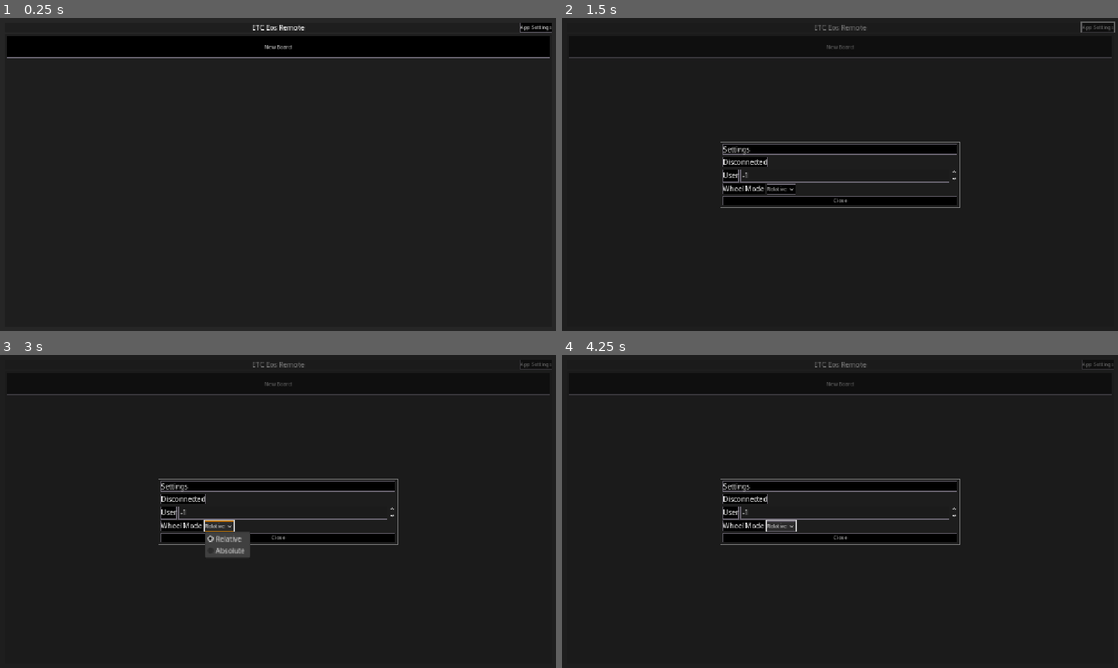
Above: before the commit, frames 1-4 (two rows, left to right).
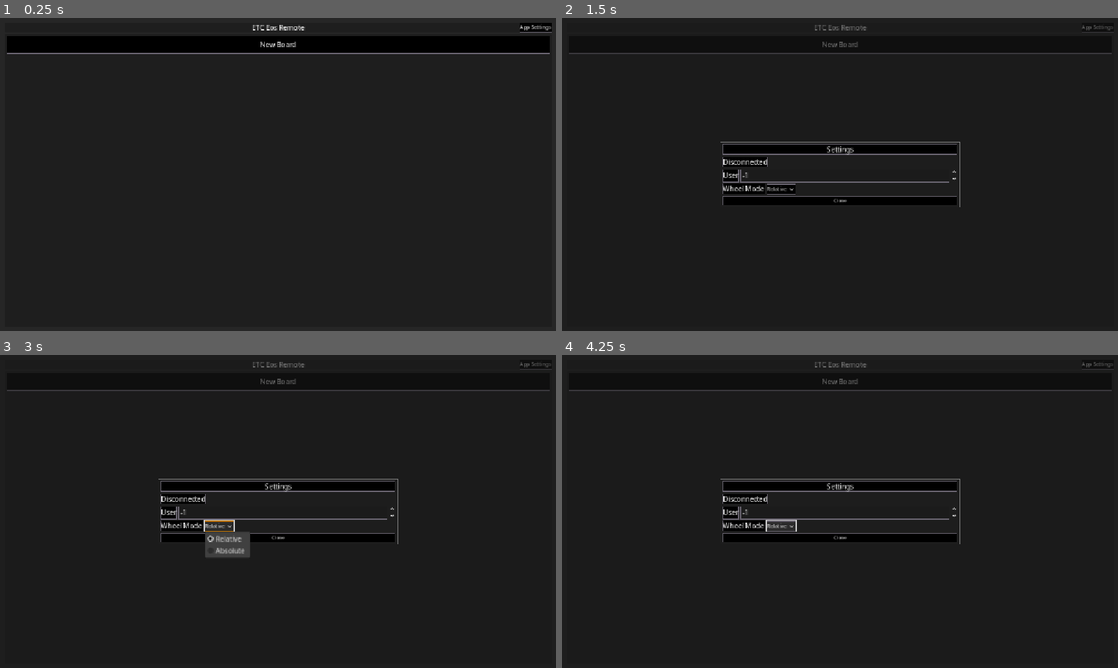
Above: after the commit, the same moments.

Repository: CoffeeCoder1/etc-eos-remote
Game: Godot game, scene res://scenes/main/main.tscn
Same seed, same stepped clock (60 frames per second), same inputs: the game is played once before the commit and once after it.
Inputs (mouse positions are in pixels of both pictures, inside the frame that each line leads up to):
- Up to frame 1 (0.25 s): no input
- Up to frame 2 (1.5 s): click (1095, 27) at 0.5 s, where only the run before the commit has a clickable "App Settings"; click (840, 46) at 1.25 s, where only the run before the commit has a clickable "New Board"
- Up to frame 3 (3 s): click (278, 383) at 2 s, where only the run before the commit has a clickable "New Board"; click "Relative" at 2.75 s
- Up to frame 4 (4.25 s): click "Relative" at 3.5 s

The runs differ from the first frame. In frame 1, 1.9% of the frame differs, in the area x 1-100%, y 1-13%; in frame 2, 1.2%; in frame 3, 1.2%; in frame 4, 1.2%.

Commit message:
Create a generic Key type
Uses a lot of the logic from the OSCKey to create a custom Key type for
button-like control. This adds a hold function which triggers after
holding the button for a configurable amount of time. Also, this commit
switches out most instances of Buttons with the new Key type.

Diff:
--- a/scenes/elements/auto_size_label/auto_size_label.gd
+++ b/scenes/elements/auto_size_label/auto_size_label.gd
@@ -1,10 +1,12 @@
 @tool
 class_name AutoSizeLabel extends Label
 
+## The minimum font size to shrink to.
 @export var min_font_size := 8:
 	set(v):
 		min_font_size = clampi(v, 1, max_font_size)
 		update()
+## The maximum font size to expand to.
 @export var max_font_size := 16:
 	set(v):
 		max_font_size = clampi(v, min_font_size, 191)
--- a/scenes/elements/board_button/board_button.gd
+++ b/scenes/elements/board_button/board_button.gd
@@ -5,7 +5,7 @@
 ## Emitted when this board is selected for editing.
 signal board_edit
 
-@onready var button: Button = $MarginContainer/PanelContainer/Button
+@onready var key: Key = $MarginContainer/Key
 
 
 func _on_button_pressed() -> void:
@@ -13,10 +13,8 @@
 
 
 func set_board(board: BoardSettings) -> void:
-	button.text = board.get_board_name()
+	key.text = board.get_board_name()
 
 
-func _on_button_gui_input(event: InputEvent) -> void:
-	if event is InputEventMouseButton:
-		if event.is_pressed() and event.button_index == MOUSE_BUTTON_RIGHT:
-			board_edit.emit()
+func _on_key_held() -> void:
+	board_edit.emit()
--- a/scenes/elements/board_button/board_button.tscn
+++ b/scenes/elements/board_button/board_button.tscn
@@ -1,7 +1,7 @@
 [gd_scene load_steps=4 format=3 uid="uid://cmi6732dib0yf"]
 
 [ext_resource type="Script" uid="uid://v3hs13bjmojl" path="res://scenes/elements/board_button/board_button.gd" id="1_5eqg4"]
-[ext_resource type="StyleBox" uid="uid://3ie5kkauxydk" path="res://assets/styles/bordered_panel.tres" id="2_dd0wq"]
+[ext_resource type="Script" uid="uid://ddlrj8b0ww7ka" path="res://scenes/elements/key/key.gd" id="2_dd0wq"]
 
 [sub_resource type="StyleBoxEmpty" id="StyleBoxEmpty_5eqg4"]
 
@@ -22,14 +22,12 @@
 theme_override_constants/margin_right = 5
 theme_override_constants/margin_bottom = 5
 
-[node name="PanelContainer" type="PanelContainer" parent="MarginContainer"]
+[node name="Key" type="Control" parent="MarginContainer"]
 layout_mode = 2
-theme_override_styles/panel = ExtResource("2_dd0wq")
+script = ExtResource("2_dd0wq")
+hold_enabled = true
+hold_time = null
+metadata/_custom_type_script = "uid://ddlrj8b0ww7ka"
 
-[node name="Button" type="Button" parent="MarginContainer/PanelContainer"]
-layout_mode = 2
-text = "Test Board"
-flat = true
-
-[connection signal="gui_input" from="MarginContainer/PanelContainer/Button" to="." method="_on_button_gui_input"]
-[connection signal="pressed" from="MarginContainer/PanelContainer/Button" to="." method="_on_button_pressed"]
+[connection signal="held" from="MarginContainer/Key" to="." method="_on_key_held"]
+[connection signal="pressed" from="MarginContainer/Key" to="." method="_on_button_pressed"]
--- a/scenes/elements/board_list/board_list.tscn
+++ b/scenes/elements/board_list/board_list.tscn
@@ -1,6 +1,7 @@
-[gd_scene load_steps=2 format=3 uid="uid://cov5i5dcdtxb4"]
+[gd_scene load_steps=3 format=3 uid="uid://cov5i5dcdtxb4"]
 
 [ext_resource type="Script" uid="uid://c3sqxgw7bhvjs" path="res://scenes/elements/board_list/board_list.gd" id="1_iai02"]
+[ext_resource type="Script" uid="uid://ddlrj8b0ww7ka" path="res://scenes/elements/key/key.gd" id="2_0s2f0"]
 
 [node name="BoardList" type="PanelContainer"]
 offset_right = 82.0
@@ -18,10 +19,14 @@
 theme_override_constants/margin_right = 5
 theme_override_constants/margin_bottom = 5
 
-[node name="NewBoardButton" type="Button" parent="VBoxContainer/MarginContainer"]
-custom_minimum_size = Vector2(0, 50)
+[node name="NewBoardButton" type="Control" parent="VBoxContainer/MarginContainer"]
+custom_minimum_size = Vector2(0, 40)
 layout_mode = 2
+script = ExtResource("2_0s2f0")
 text = "New Board"
+hold_enabled = null
+hold_time = null
+metadata/_custom_type_script = "uid://ddlrj8b0ww7ka"
 
 [node name="ScrollContainer" type="ScrollContainer" parent="VBoxContainer"]
 layout_mode = 2
--- /dev/null
+++ b/scenes/elements/key/key.gd
@@ -0,0 +1,187 @@
+@tool
+class_name Key extends Control
+
+## The label text displayed on the key.
+@export_multiline var text: String:
+	set(new_label):
+		_label.text = new_label
+		text = new_label
+## Should clicking this button clear any selected modifiers?
+@export var clears_modifiers: bool = true
+## Should this button latch? This is effectively the same as default toggle buttons, but more tailored
+## for modifier keys.
+@export var latching: bool = false
+## Enables the hold action.
+@export var hold_enabled: bool = false
+## The time to wait before triggering a hold action.
+@export var hold_time: float = 2.0
+## Shortcut used for the key.
+@export var key_shortcut: Shortcut
+## Determines when the key is considered pressed.
+@export var action_mode: Button.ActionMode = Button.ActionMode.ACTION_MODE_BUTTON_RELEASE
+
+## Emitted when the key is pressed.
+signal button_down
+## Emitted when the key is released.
+signal button_up
+## Emitted when the key is pressed. Behavior is dependent on the [member action_mode].
+signal pressed
+## Emitted when the key is held. This requires the [member hold_enabled] option to be enabled.
+signal held
+
+## Modes the button can be drawn in.
+enum DrawMode {
+	## Disabled.
+	DRAW_DISABLED,
+	## Normal. Replaced by DRAW_HOVER when hovering.
+	DRAW_NORMAL,
+	## Hovering (not pressed).
+	DRAW_HOVER,
+	## Pressed.
+	DRAW_PRESSED,
+}
+
+## The root container used by the key.
+var _panel_container: PanelContainer
+## The label shown on the key.
+var _label: AutoSizeLabel
+## The current mode to draw the button in.
+var draw_mode: DrawMode = DrawMode.DRAW_NORMAL
+## Is the button currently pressed?
+var _pressed: bool
+## Is the button forced to be on (ie. by a keyboard key)? This prevents the latch state from being
+## cleared by other buttons.
+var _force_on: bool
+## Is the mouse hovering over the button?
+var hovering: bool
+## Incremented to time the hold action.
+var _hold_timer: float = 0.0
+
+
+func _init() -> void:
+	_panel_container = PanelContainer.new()
+	_panel_container.mouse_filter = Control.MOUSE_FILTER_IGNORE
+	_panel_container.set_anchors_preset(Control.PRESET_FULL_RECT)
+	add_child(_panel_container, false, Node.INTERNAL_MODE_FRONT)
+
+	_label = AutoSizeLabel.new()
+	_label.mouse_filter = Control.MOUSE_FILTER_IGNORE
+	_label.size_flags_vertical = Control.SIZE_FILL
+	_label.size_flags_horizontal = Control.SIZE_FILL
+	_label.horizontal_alignment = HORIZONTAL_ALIGNMENT_CENTER
+	_label.vertical_alignment = VERTICAL_ALIGNMENT_CENTER
+	_panel_container.add_child(_label, false, Node.INTERNAL_MODE_FRONT)
+
+
+# Called when the node enters the scene tree for the first time.
+func _ready() -> void:
+	if not Engine.is_editor_hint():
+		Globals.key_pressed.connect(_clear_latch)
+
+	mouse_entered.connect(_on_mouse_entered)
+	mouse_exited.connect(_on_mouse_exited)
+
+	_label.add_theme_stylebox_override("normal", StyleBoxEmpty.new())
+
+
+func _process(delta: float) -> void:
+	# Wait for the hold timer
+	if _pressed and hold_enabled:
+		_hold_timer += delta
+
+		if _hold_timer >= hold_time:
+			held.emit()
+			_pressed = false
+			_hold_timer = 0.0
+
+
+func _get_minimum_size() -> Vector2:
+	return _panel_container.size
+
+
+func _input(event: InputEvent) -> void:
+	# Shortcut key
+	if key_shortcut:
+		if key_shortcut.matches_event(event):
+			_force_on = event.is_pressed()
+			_on_input(event.is_pressed())
+
+
+func _gui_input(event: InputEvent) -> void:
+	# Mouse click
+	if event is InputEventMouseButton:
+		if latching:
+			# Toggle latching button
+			if event.is_pressed():
+				_on_input(!_pressed)
+		else:
+			_on_input(event.is_pressed())
+
+
+## Gets the current draw mode.
+## Substitutes DRAW_HOVER in place of DRAW_NORMAL when hovering.
+func get_draw_mode() -> DrawMode:
+	match draw_mode:
+		DrawMode.DRAW_NORMAL:
+			if hovering:
+				return DrawMode.DRAW_HOVER
+			else:
+				return DrawMode.DRAW_NORMAL
+		_:
+			return draw_mode
+
+
+func _draw() -> void:
+	match get_draw_mode():
+		DrawMode.DRAW_DISABLED:
+			_panel_container.add_theme_stylebox_override("panel", get_theme_stylebox("disabled", "Button"))
+		DrawMode.DRAW_NORMAL:
+			_panel_container.add_theme_stylebox_override("panel", get_theme_stylebox("normal", "Button"))
+		DrawMode.DRAW_HOVER:
+			_panel_container.add_theme_stylebox_override("panel", get_theme_stylebox("hover", "Button"))
+		DrawMode.DRAW_PRESSED:
+			_panel_container.add_theme_stylebox_override("panel", get_theme_stylebox("pressed", "Button"))
+
+
+func _on_mouse_entered() -> void:
+	hovering = true
+	queue_redraw()
+
+
+func _on_mouse_exited() -> void:
+	hovering = false
+	queue_redraw()
+
+
+## Handles an input and updates the button accordingly.
+func _on_input(is_pressed: bool) -> void:
+	if _pressed != is_pressed:
+		if is_pressed:
+			button_down.emit()
+
+			if action_mode == Button.ActionMode.ACTION_MODE_BUTTON_PRESS:
+				pressed.emit()
+		else:
+			button_up.emit()
+
+			if action_mode == Button.ActionMode.ACTION_MODE_BUTTON_RELEASE:
+				pressed.emit()
+
+	_pressed = is_pressed
+
+	if is_pressed:
+		draw_mode = DrawMode.DRAW_PRESSED
+	else:
+		draw_mode = DrawMode.DRAW_NORMAL
+
+	queue_redraw()
+
+	# Emit a signal signaling that a key has been pressed
+	if is_pressed and clears_modifiers:
+		Globals.emit_signal("key_pressed")
+
+
+## Unpresses the button if latched on.
+func _clear_latch() -> void:
+	if latching and _pressed and not _force_on:
+		_on_input(false)
--- a/scenes/main/board_selector.tscn
+++ b/scenes/main/board_selector.tscn
@@ -1,7 +1,8 @@
-[gd_scene load_steps=4 format=3 uid="uid://dijj37wh3tb1q"]
+[gd_scene load_steps=5 format=3 uid="uid://dijj37wh3tb1q"]
 
 [ext_resource type="Script" uid="uid://bdmj31a7op7sm" path="res://scenes/main/board_selector.gd" id="1_0wjf1"]
 [ext_resource type="PackedScene" uid="uid://cov5i5dcdtxb4" path="res://scenes/elements/board_list/board_list.tscn" id="1_1h431"]
+[ext_resource type="Script" uid="uid://ddlrj8b0ww7ka" path="res://scenes/elements/key/key.gd" id="2_vgvjv"]
 
 [sub_resource type="StyleBoxEmpty" id="StyleBoxEmpty_hoj37"]
 
@@ -22,10 +23,15 @@
 [node name="HBoxContainer" type="HBoxContainer" parent="HeaderContainer"]
 layout_mode = 2
 
-[node name="SettingsButton" type="Button" parent="HeaderContainer/HBoxContainer"]
+[node name="SettingsButton" type="Control" parent="HeaderContainer/HBoxContainer"]
+custom_minimum_size = Vector2(75, 0)
 layout_mode = 2
 size_flags_horizontal = 10
+script = ExtResource("2_vgvjv")
 text = "App Settings"
+hold_enabled = null
+hold_time = null
+metadata/_custom_type_script = "uid://ddlrj8b0ww7ka"
 
 [node name="BoardList" parent="." instance=ExtResource("1_1h431")]
 layout_mode = 2
--- a/scenes/main/interface.tscn
+++ b/scenes/main/interface.tscn
@@ -1,8 +1,9 @@
-[gd_scene load_steps=10 format=3 uid="uid://48xlq7yvv4w8"]
+[gd_scene load_steps=11 format=3 uid="uid://48xlq7yvv4w8"]
 
 [ext_resource type="Script" uid="uid://c2cwigs4cceo4" path="res://scenes/elements/osc_label/osc_label.gd" id="1_s3137"]
 [ext_resource type="Script" uid="uid://b38w0b7qo5k54" path="res://scenes/main/interface.gd" id="1_yk08a"]
 [ext_resource type="Script" uid="uid://bf2setmvp6xd6" path="res://scenes/elements/command_line/command_line.gd" id="2_yk08a"]
+[ext_resource type="Script" uid="uid://ddlrj8b0ww7ka" path="res://scenes/elements/key/key.gd" id="3_3i7l4"]
 [ext_resource type="PackedScene" uid="uid://lowydp6qwkqd" path="res://scenes/panels/keypad/keypad.tscn" id="3_of58j"]
 [ext_resource type="PackedScene" uid="uid://cxyrlypvigh4a" path="res://scenes/panels/playback/playback.tscn" id="4_3i7l4"]
 [ext_resource type="PackedScene" uid="uid://5rbtyjxu8hl4" path="res://scenes/panels/wheels/wheels.tscn" id="5_kbwm3"]
@@ -12,7 +13,6 @@
 [sub_resource type="StyleBoxEmpty" id="StyleBoxEmpty_hoj37"]
 
 [node name="Interface" type="VBoxContainer"]
-visible = false
 script = ExtResource("1_yk08a")
 
 [node name="HeaderContainer" type="PanelContainer" parent="."]
@@ -32,10 +32,15 @@
 [node name="HBoxContainer" type="HBoxContainer" parent="HeaderContainer"]
 layout_mode = 2
 
-[node name="MenuButton" type="Button" parent="HeaderContainer/HBoxContainer"]
+[node name="MenuButton" type="Control" parent="HeaderContainer/HBoxContainer"]
+custom_minimum_size = Vector2(75, 0)
 layout_mode = 2
 size_flags_horizontal = 10
+script = ExtResource("3_3i7l4")
 text = "Menu"
+hold_enabled = null
+hold_time = null
+metadata/_custom_type_script = "uid://ddlrj8b0ww7ka"
 
 [node name="CommandLine" type="TextEdit" parent="."]
 layout_mode = 2
--- a/scenes/main/main.tscn
+++ b/scenes/main/main.tscn
@@ -43,6 +43,7 @@
 
 [node name="InterfaceContainer" parent="ModePanel/MarginContainer" instance=ExtResource("4_ow5a4")]
 unique_name_in_owner = true
+visible = false
 layout_mode = 2
 
 [node name="MenuContainer" parent="ModePanel" instance=ExtResource("7_hujxm")]
--- a/scenes/menu/board_menu/board_menu.tscn
+++ b/scenes/menu/board_menu/board_menu.tscn
@@ -1,7 +1,8 @@
-[gd_scene load_steps=3 format=3 uid="uid://c6gfo3s3obep"]
+[gd_scene load_steps=4 format=3 uid="uid://c6gfo3s3obep"]
 
 [ext_resource type="Script" uid="uid://cxu8rxlrcyq0k" path="res://scenes/menu/board_menu/board_menu.gd" id="1_eotmk"]
 [ext_resource type="StyleBox" uid="uid://3ie5kkauxydk" path="res://assets/styles/bordered_panel.tres" id="2_n8qkb"]
+[ext_resource type="Script" uid="uid://ddlrj8b0ww7ka" path="res://scenes/elements/key/key.gd" id="3_er4sk"]
 
 [node name="BoardMenu" type="PanelContainer"]
 theme_override_styles/panel = ExtResource("2_n8qkb")
@@ -20,24 +21,38 @@
 [node name="Label" type="Label" parent="MarginContainer/VBoxContainer"]
 layout_mode = 2
 text = "Menu"
+horizontal_alignment = 1
 
 [node name="GridContainer" type="GridContainer" parent="MarginContainer/VBoxContainer"]
 layout_mode = 2
 columns = 2
 
-[node name="SettingsButton" type="Button" parent="MarginContainer/VBoxContainer/GridContainer"]
+[node name="SettingsButton" type="Control" parent="MarginContainer/VBoxContainer/GridContainer"]
 custom_minimum_size = Vector2(75, 75)
 layout_mode = 2
+script = ExtResource("3_er4sk")
 text = "Settings"
+hold_enabled = null
+hold_time = null
+metadata/_custom_type_script = "uid://ddlrj8b0ww7ka"
 
-[node name="DisconnectButton" type="Button" parent="MarginContainer/VBoxContainer/GridContainer"]
+[node name="DisconnectButton" type="Control" parent="MarginContainer/VBoxContainer/GridContainer"]
 custom_minimum_size = Vector2(75, 75)
 layout_mode = 2
+script = ExtResource("3_er4sk")
 text = "Disconnect"
+hold_enabled = null
+hold_time = null
+metadata/_custom_type_script = "uid://ddlrj8b0ww7ka"
 
-[node name="CloseButton" type="Button" parent="MarginContainer/VBoxContainer"]
+[node name="CloseButton" type="Control" parent="MarginContainer/VBoxContainer"]
+custom_minimum_size = Vector2(0, 20)
 layout_mode = 2
+script = ExtResource("3_er4sk")
 text = "Close"
+hold_enabled = null
+hold_time = null
+metadata/_custom_type_script = "uid://ddlrj8b0ww7ka"
 
 [connection signal="pressed" from="MarginContainer/VBoxContainer/GridContainer/SettingsButton" to="." method="_on_settings_button_pressed"]
 [connection signal="pressed" from="MarginContainer/VBoxContainer/GridContainer/DisconnectButton" to="." method="_on_disconnect_button_pressed"]
--- a/scenes/menu/new_board_menu/new_board_menu.tscn
+++ b/scenes/menu/new_board_menu/new_board_menu.tscn
@@ -1,7 +1,8 @@
-[gd_scene load_steps=3 format=3 uid="uid://ytvtt68trcr8"]
+[gd_scene load_steps=4 format=3 uid="uid://ytvtt68trcr8"]
 
 [ext_resource type="Script" uid="uid://ctpk1kf5uo5qr" path="res://scenes/menu/new_board_menu/new_board_menu.gd" id="1_ws166"]
 [ext_resource type="StyleBox" uid="uid://3ie5kkauxydk" path="res://assets/styles/bordered_panel.tres" id="2_b12uc"]
+[ext_resource type="Script" uid="uid://ddlrj8b0ww7ka" path="res://scenes/elements/key/key.gd" id="3_4ey6c"]
 
 [node name="NewBoardMenu" type="PanelContainer"]
 theme_override_styles/panel = ExtResource("2_b12uc")
@@ -21,13 +22,16 @@
 [node name="Label" type="Label" parent="MarginContainer/VBoxContainer"]
 layout_mode = 2
 text = "Add Board"
+horizontal_alignment = 1
 
 [node name="NameContainer" type="HBoxContainer" parent="MarginContainer/VBoxContainer"]
 layout_mode = 2
 
 [node name="NameLabel" type="Label" parent="MarginContainer/VBoxContainer/NameContainer"]
 layout_mode = 2
+size_flags_vertical = 1
 text = "Name"
+vertical_alignment = 1
 
 [node name="NameEdit" type="LineEdit" parent="MarginContainer/VBoxContainer/NameContainer"]
 unique_name_in_owner = true
@@ -39,7 +43,9 @@
 
 [node name="IPAddressLabel" type="Label" parent="MarginContainer/VBoxContainer/IPAddressContainer"]
 layout_mode = 2
+size_flags_vertical = 1
 text = "IP Address"
+vertical_alignment = 1
 
 [node name="IPAddressEdit" type="LineEdit" parent="MarginContainer/VBoxContainer/IPAddressContainer"]
 unique_name_in_owner = true
@@ -52,7 +58,9 @@
 
 [node name="PortLabel" type="Label" parent="MarginContainer/VBoxContainer/PortContainer"]
 layout_mode = 2
+size_flags_vertical = 1
 text = "Port"
+vertical_alignment = 1
 
 [node name="PortEdit" type="SpinBox" parent="MarginContainer/VBoxContainer/PortContainer"]
 unique_name_in_owner = true
@@ -61,18 +69,26 @@
 max_value = 65535.0
 
 [node name="ButtonContainer" type="HBoxContainer" parent="MarginContainer/VBoxContainer"]
-custom_minimum_size = Vector2(0, 25)
+custom_minimum_size = Vector2(0, 20)
 layout_mode = 2
 
-[node name="CancelButton" type="Button" parent="MarginContainer/VBoxContainer/ButtonContainer"]
+[node name="CancelButton" type="Control" parent="MarginContainer/VBoxContainer/ButtonContainer"]
 layout_mode = 2
 size_flags_horizontal = 3
+script = ExtResource("3_4ey6c")
 text = "Close"
+hold_enabled = null
+hold_time = null
+metadata/_custom_type_script = "uid://ddlrj8b0ww7ka"
 
-[node name="CreateButton" type="Button" parent="MarginContainer/VBoxContainer/ButtonContainer"]
+[node name="CreateButton" type="Control" parent="MarginContainer/VBoxContainer/ButtonContainer"]
 layout_mode = 2
 size_flags_horizontal = 3
+script = ExtResource("3_4ey6c")
 text = "Add"
+hold_enabled = null
+hold_time = null
+metadata/_custom_type_script = "uid://ddlrj8b0ww7ka"
 
 [connection signal="pressed" from="MarginContainer/VBoxContainer/ButtonContainer/CancelButton" to="." method="_on_cancel_button_pressed"]
 [connection signal="pressed" from="MarginContainer/VBoxContainer/ButtonContainer/CreateButton" to="." method="_on_create_button_pressed"]
--- a/scenes/menu/settings_menu/settings_menu.tscn
+++ b/scenes/menu/settings_menu/settings_menu.tscn
@@ -1,9 +1,10 @@
-[gd_scene load_steps=5 format=3 uid="uid://cv50y2jxdoasn"]
+[gd_scene load_steps=6 format=3 uid="uid://cv50y2jxdoasn"]
 
 [ext_resource type="Script" uid="uid://ftcp1lleiko7" path="res://scenes/menu/settings_menu/settings_menu.gd" id="1_hcp8u"]
 [ext_resource type="StyleBox" uid="uid://3ie5kkauxydk" path="res://assets/styles/bordered_panel.tres" id="2_xyafp"]
 [ext_resource type="Script" uid="uid://cgch7g48jivtg" path="res://scenes/elements/status_label/status_label.gd" id="3_l1dv6"]
 [ext_resource type="Script" uid="uid://bp8o3n3xjh53g" path="res://scenes/elements/ping_label/ping_label.gd" id="4_tnjte"]
+[ext_resource type="Script" uid="uid://ddlrj8b0ww7ka" path="res://scenes/elements/key/key.gd" id="5_qkvte"]
 
 [node name="SettingsMenu" type="PanelContainer"]
 theme_override_styles/panel = ExtResource("2_xyafp")
@@ -22,6 +23,7 @@
 [node name="Label" type="Label" parent="MarginContainer/VBoxContainer"]
 layout_mode = 2
 text = "Settings"
+horizontal_alignment = 1
 
 [node name="StatusContainer" type="HBoxContainer" parent="MarginContainer/VBoxContainer"]
 layout_mode = 2
@@ -70,9 +72,14 @@
 popup/item_1/text = "Absolute"
 popup/item_1/id = 1
 
-[node name="CloseButton" type="Button" parent="MarginContainer/VBoxContainer"]
+[node name="CloseButton" type="Control" parent="MarginContainer/VBoxContainer"]
+custom_minimum_size = Vector2(0, 20)
 layout_mode = 2
+script = ExtResource("5_qkvte")
 text = "Close"
+hold_enabled = null
+hold_time = null
+metadata/_custom_type_script = "uid://ddlrj8b0ww7ka"
 
 [connection signal="value_changed" from="MarginContainer/VBoxContainer/UserContainer/UserEdit" to="." method="_on_user_selected"]
 [connection signal="item_selected" from="MarginContainer/VBoxContainer/WheelModeContainer/WheelModeSelector" to="." method="_on_wheel_mode_selector_item_selected"]
Not shown, added: scenes/elements/key/key.gd.uid
